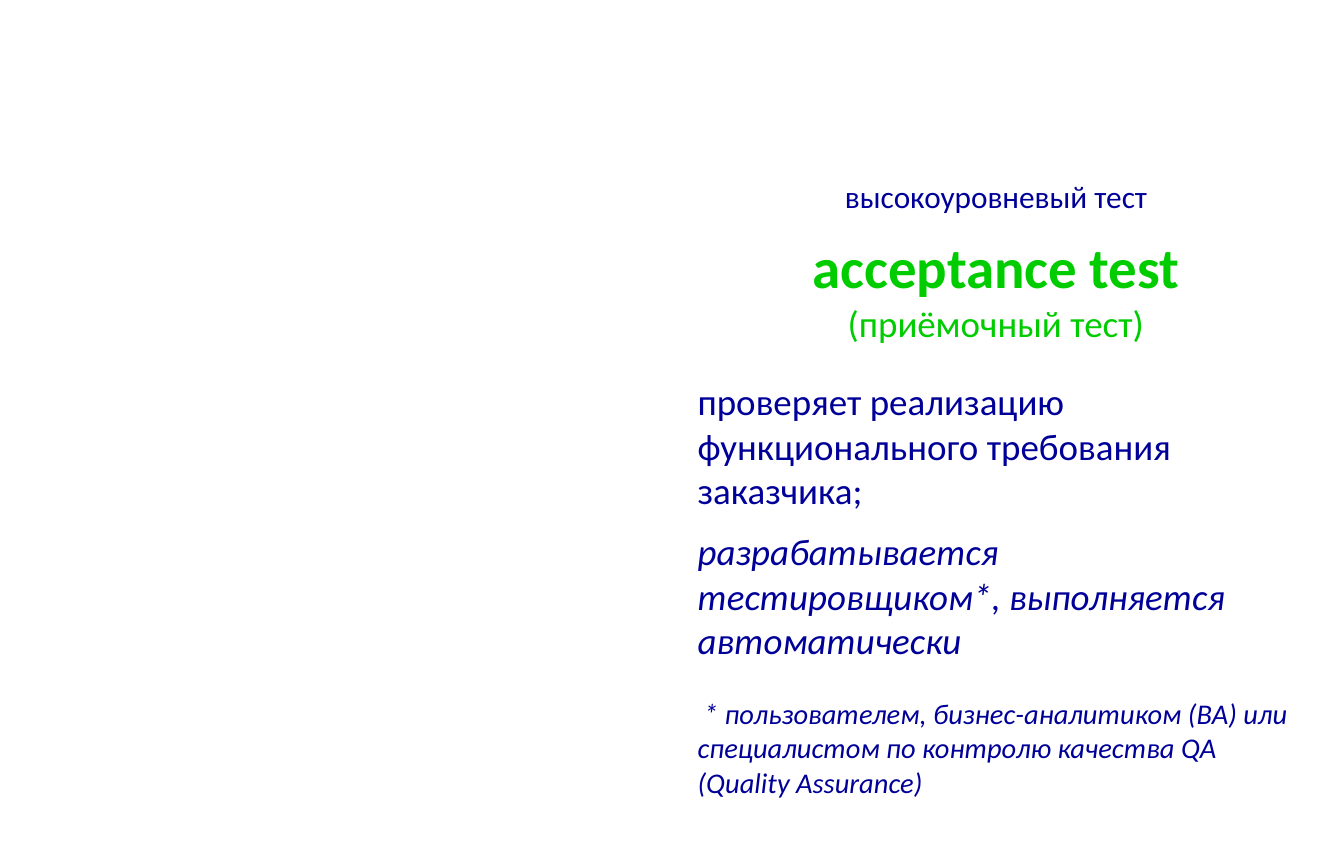
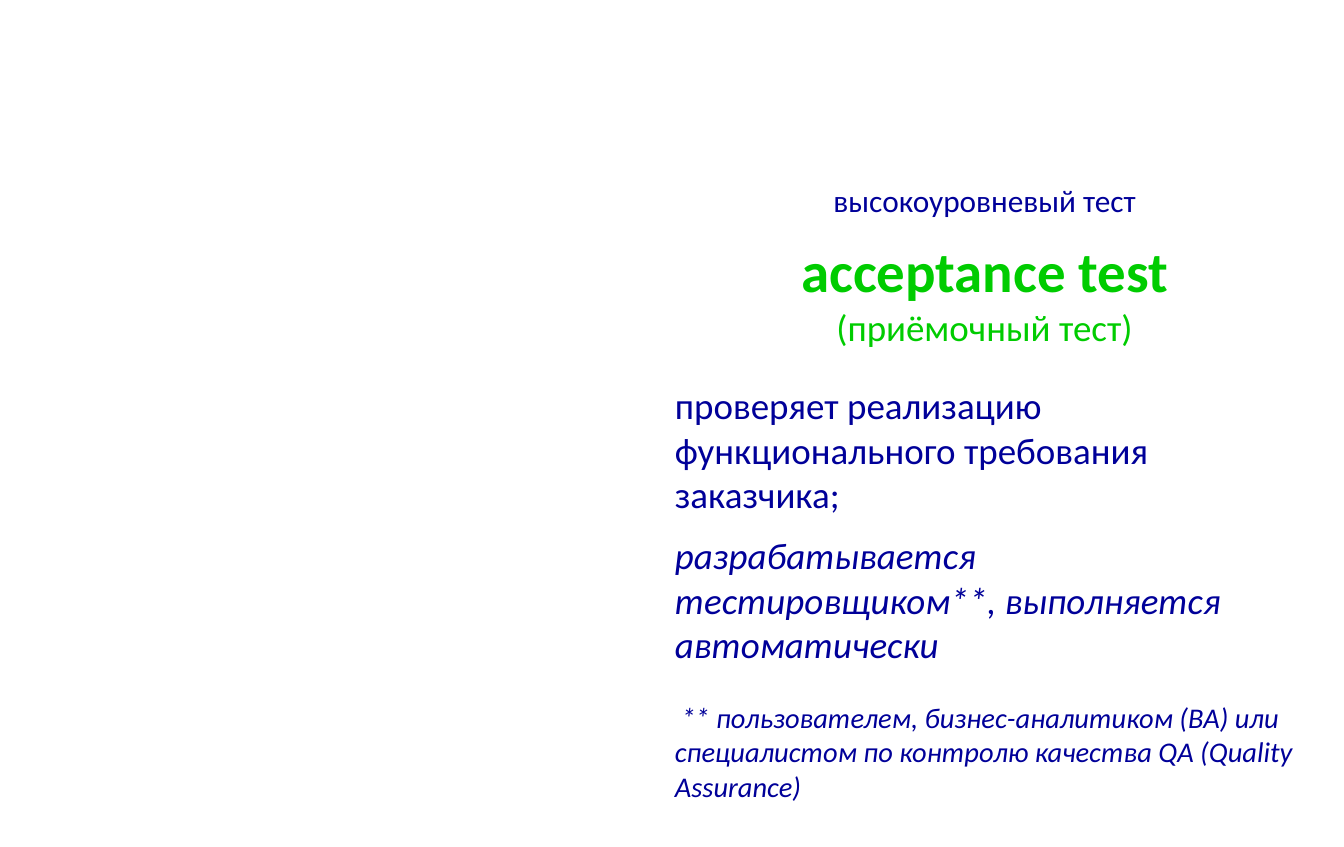
Before and after one commit to mike-shock/Programmers_Club-Caiman, a slide deck: slide 53 of drafts/Software_Craft.odp. Drawn at 1344x847 pixels with LibreOffice and Linux fonts; fonts in the diff are those of the drawing; background and template pictures are left out. Boxes give left, top, right and bottom in pixels: in the first picture for what was removed or moved away, otherwise in the second. Text is boxed around its words. In the diff, an @@ line names an element or a change of style, - is before the commit and + after.

```diff
--- a/drafts/Software_Craft.odp
+++ b/drafts/Software_Craft.odp
@@ text "высокоуровневый тест": place and size @@
-text "высокоуровневый тест" at [698, 187, 1287, 798]
+text "высокоуровневый тест" at [675, 191, 1292, 801]
@@ text at [675, 544, 1292, 801]: text changed @@
-разрабатывается тестировщиком*, выполняется автоматически
-* пользователем, бизнес-аналитиком (BA) или специалистом по контролю качества QA (Quality Assurance)
+разрабатывается тестировщиком**, выполняется автоматически
+** пользователем, бизнес-аналитиком (BA) или специалистом по контролю качества QA (Quality Assurance)
```
Also in this commit, not shown: 10 other slides changed, 1 other file.
